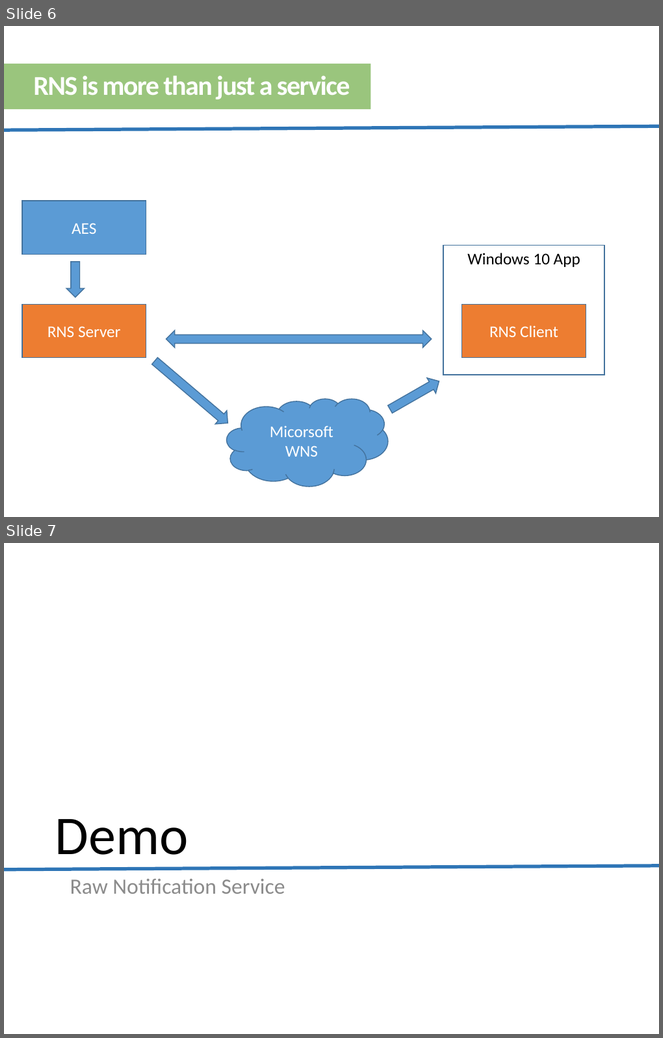
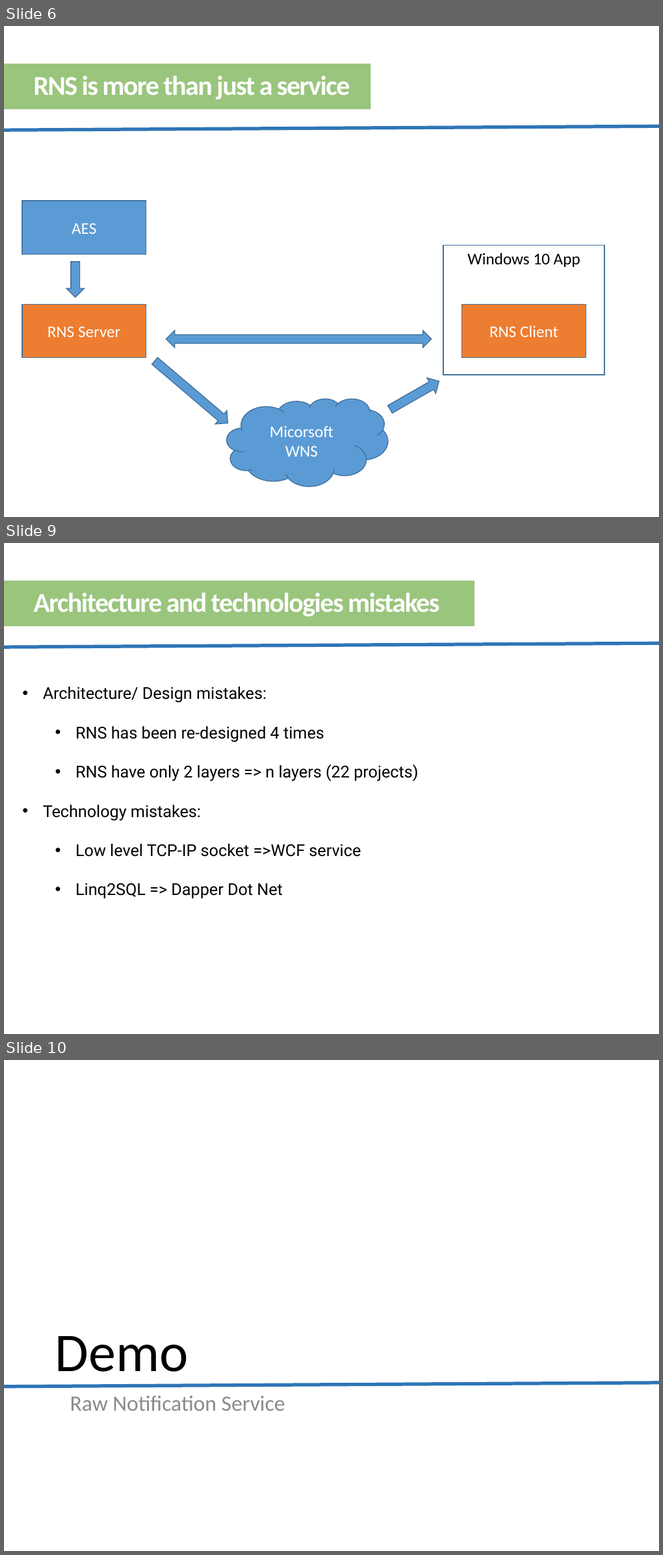
Before and after one commit to lekhasy/RawNotification, a slide deck: Working Individual/SyLK/Presentation.pptx. Shown one above the other, each under a label of ours: slides 6 and 7 before the commit, slides 6, 9 and 10 after it; the slides between them are not shown. The pictures are 663x1038 and 663x1555 pixels, drawn with LibreOffice and Linux fonts; fonts in the diff are those of the drawing. Boxes give left, top, right and bottom in pixels: in the first picture for what was removed or moved away, otherwise in the second. Text is boxed around its words. In the diff, an @@ line names an element or a change of style, - is before the commit and + after.

```diff
--- a/Working Individual/SyLK/Presentation.pptx
+++ b/Working Individual/SyLK/Presentation.pptx
@@ slide 9 added at [4, 543, 659, 1034], background #FFFFFF @@
@@ rectangle added at [4, 580, 475, 626], fill #70AD47 at 70% opacity, 30 pt, text #FFFFFF, bold @@
+Architecture and technologies mistakes
@@ line added from (4, 647) to (659, 643), #2E75B6 3.75 pt @@
@@ text added at [43, 687, 418, 899], 18 pt, text #000000 @@
+• Architecture/ Design mistakes:
+  • RNS has been re-designed 4 times
+  • RNS have only 2 layers => n layers (22 projects)
+• Technology mistakes:
+  • Low level TCP-IP socket =>WCF service
+  • Linq2SQL => Dapper Dot Net
@@ what was slide 7 is now slide 10 @@
```
Also in this commit, not shown: 4 slides changed, 4 other slides added, 1 slide removed, 10 other files.
